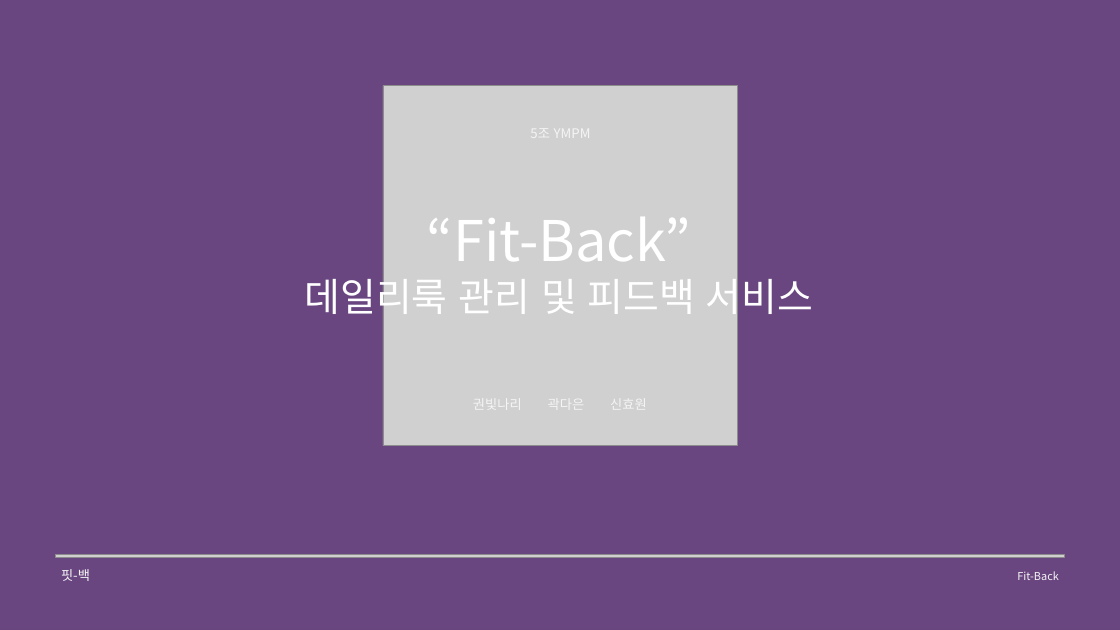
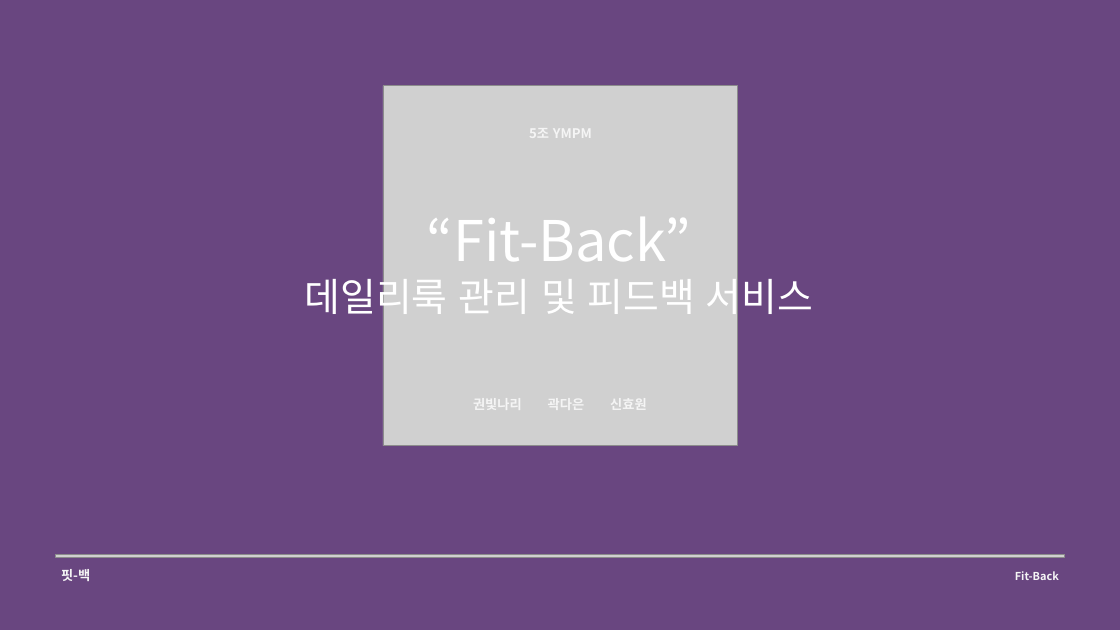
Before and after one commit to bitnarii/YMPM, a slide deck: slide 1 of 기획서/5조 Fit-back.pptx. Drawn at 1120x630 pixels with LibreOffice and Linux fonts; fonts in the diff are those of the drawing; grey boxes stand for pictures. Boxes give left, top, right and bottom in pixels: in the first picture for what was removed or moved away, otherwise in the second. Text is boxed around its words. In the diff, an @@ line names an element or a change of style, - is before the commit and + after.

```diff
--- a/기획서/5조 Fit-back.pptx
+++ b/기획서/5조 Fit-back.pptx
@@ bold on in 3 elements at (x1=529, y1=123, x2=592, y2=142), (x1=61, y1=569, x2=90, y2=581), (x1=1015, y1=571, x2=1059, y2=580) @@
```
Also in this commit, not shown: 3 other slides changed, 1 slide added.
